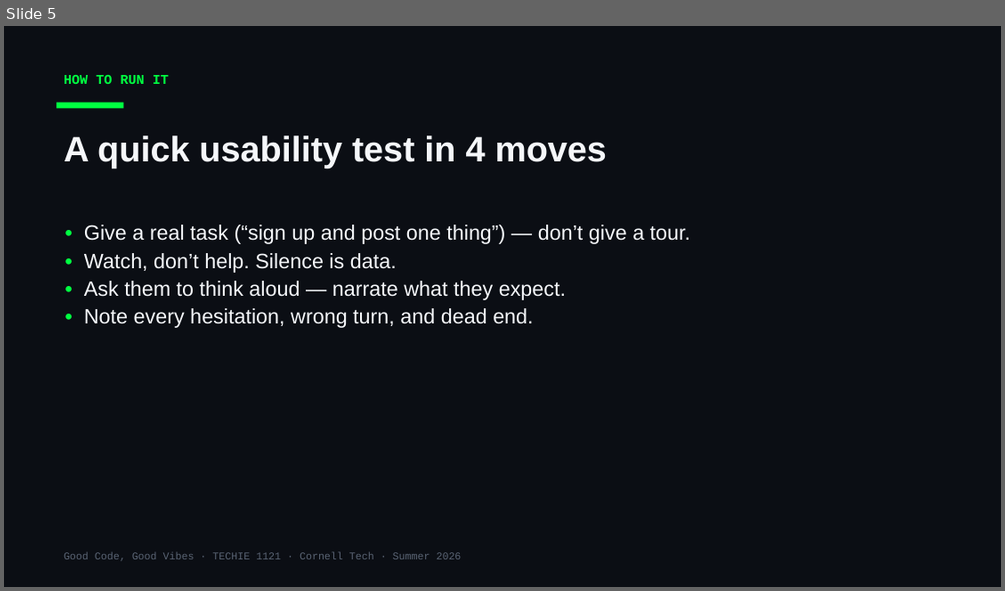
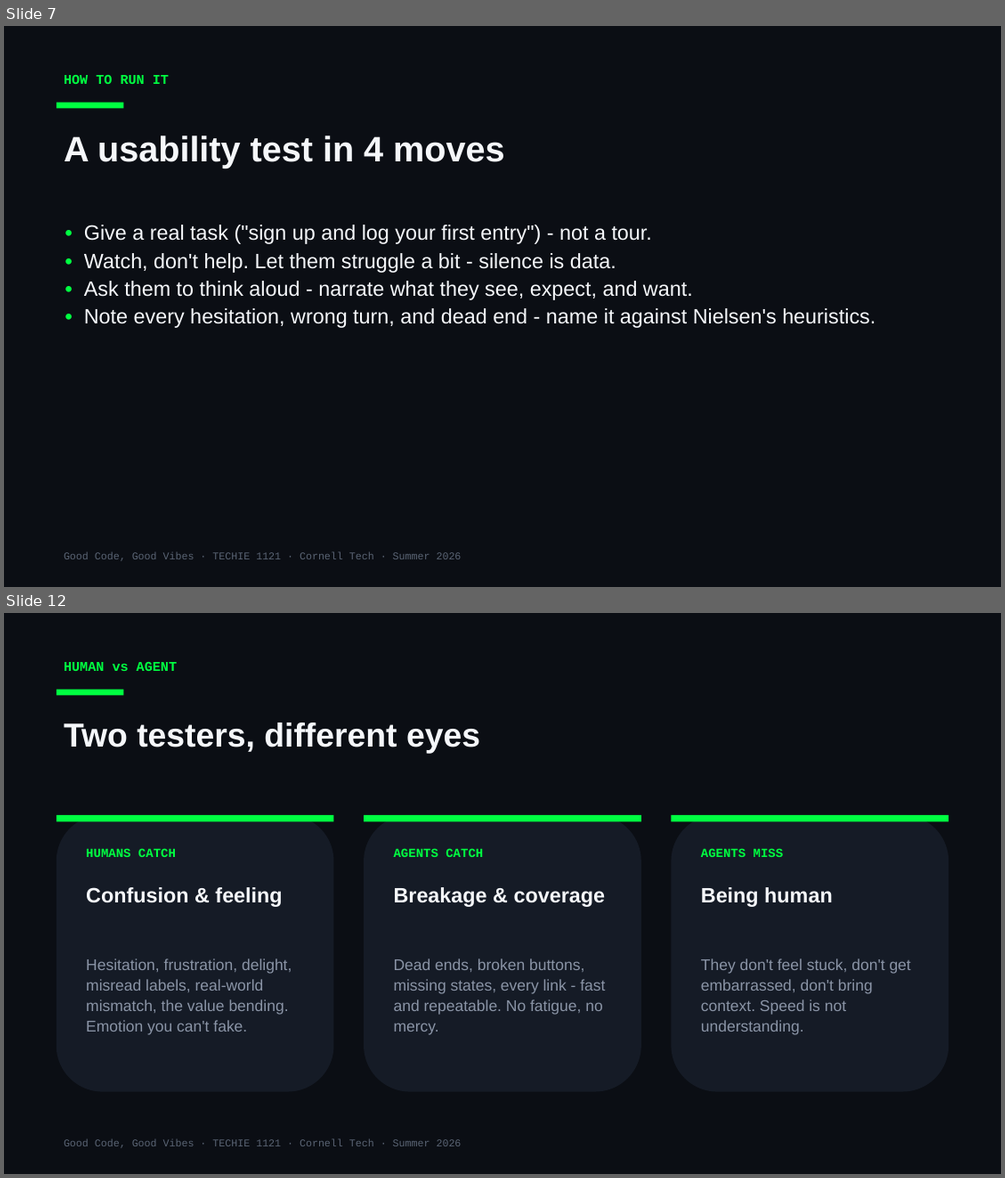
Before and after one commit to Cornell-Tech-Vibe-Coding-Summer-2026/website, a slide deck: slides/Week3-Mon-User-Testing-I.pptx. Shown one above the other, each under a label of ours: slide 5 before the commit, slides 7 and 12 after it; the slides between them are not shown. The pictures are 1005x591 and 1005x1178 pixels, drawn with LibreOffice and Linux fonts; fonts in the diff are those of the drawing. Boxes give left, top, right and bottom in pixels: in the first picture for what was removed or moved away, otherwise in the second. Text is boxed around its words. In the diff, an @@ line names an element or a change of style, - is before the commit and + after.

```diff
--- a/slides/Week3-Mon-User-Testing-I.pptx
+++ b/slides/Week3-Mon-User-Testing-I.pptx
@@ slide 12 added at box(4, 613, 1001, 1174), background #0B0E14 @@
@@ text added at box(64, 662, 177, 671), 13 pt, text #00FF41, bold @@
+HUMAN vs AGENT
@@ rectangle added at box(57, 690, 123, 695), fill #00FF41 @@
@@ text added at box(64, 722, 480, 754), 32 pt, text #F5F7FA, bold @@
+Two testers, different eyes
@@ rounded rectangle added at box(57, 815, 334, 1092), fill #151B26 @@
@@ rectangle added at box(57, 815, 334, 821), fill #00FF41 @@
@@ rounded rectangle added at box(364, 815, 641, 1092), fill #151B26 @@
@@ rectangle added at box(364, 815, 641, 821), fill #00FF41 @@
@@ rounded rectangle added at box(671, 815, 948, 1092), fill #151B26 @@
@@ rectangle added at box(671, 815, 948, 821), fill #00FF41 @@
@@ text added at box(86, 848, 176, 857), 12 pt, text #00FF41, bold @@
+HUMANS CATCH
@@ text added at box(394, 848, 483, 857), 12 pt, text #00FF41, bold @@
+AGENTS CATCH
@@ text added at box(701, 848, 784, 857), 12 pt, text #00FF41, bold @@
+AGENTS MISS
@@ text added at box(86, 887, 282, 907), 20 pt, text #F5F7FA, bold @@
+Confusion & feeling
@@ text added at box(394, 887, 606, 907), 20 pt, text #F5F7FA, bold @@
+Breakage & coverage
@@ text added at box(701, 887, 833, 907), 20 pt, text #F5F7FA, bold @@
+Being human
@@ text added at box(86, 958, 291, 1035), 15 pt, text #8A94A6 @@
+Hesitation, frustration, delight, misread labels, real-world mismatch, the value bending. Emotion you can't fake.
@@ text added at box(394, 958, 605, 1035), 15 pt, text #8A94A6 @@
+Dead ends, broken buttons, missing states, every link - fast and repeatable. No fatigue, no mercy.
@@ text added at box(701, 958, 911, 1035), 15 pt, text #8A94A6 @@
+They don't feel stuck, don't get embarrassed, don't bring context. Speed is not understanding.
@@ text added at box(64, 1139, 461, 1148), 10 pt, text #5A6474 @@
+Good Code, Good Vibes · TECHIE 1121 · Cornell Tech · Summer 2026
@@ what was slide 5 is now slide 7 @@
@@ slide 7 changed as well @@
@@ text at box(64, 135, 504, 168): text changed @@
-A quick usability test in 4 moves
+A usability test in 4 moves
@@ text at box(84, 224, 875, 328): text changed @@
-• Give a real task (“sign up and post one thing”) — don’t give a tour.
-• Watch, don’t help. Silence is data.
-• Ask them to think aloud — narrate what they expect.
-• Note every hesitation, wrong turn, and dead end.
+• Give a real task ("sign up and log your first entry") - not a tour.
+• Watch, don't help. Let them struggle a bit - silence is data.
+• Ask them to think aloud - narrate what they see, expect, and want.
+• Note every hesitation, wrong turn, and dead end - name it against Nielsen's heuristics.
```
Also in this commit, not shown: 4 other slides changed, 9 other slides added, 2 slides removed, 2 other files.
